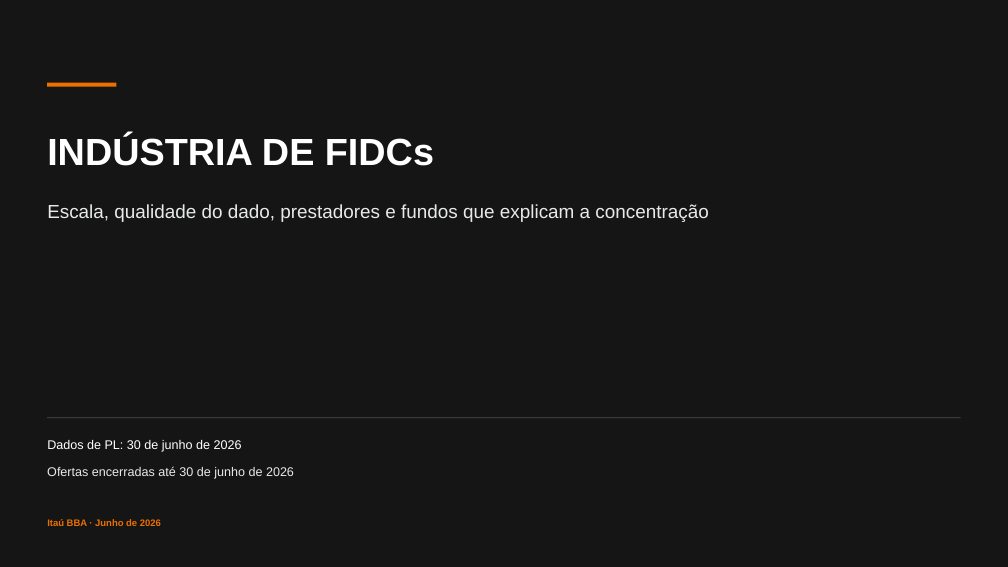
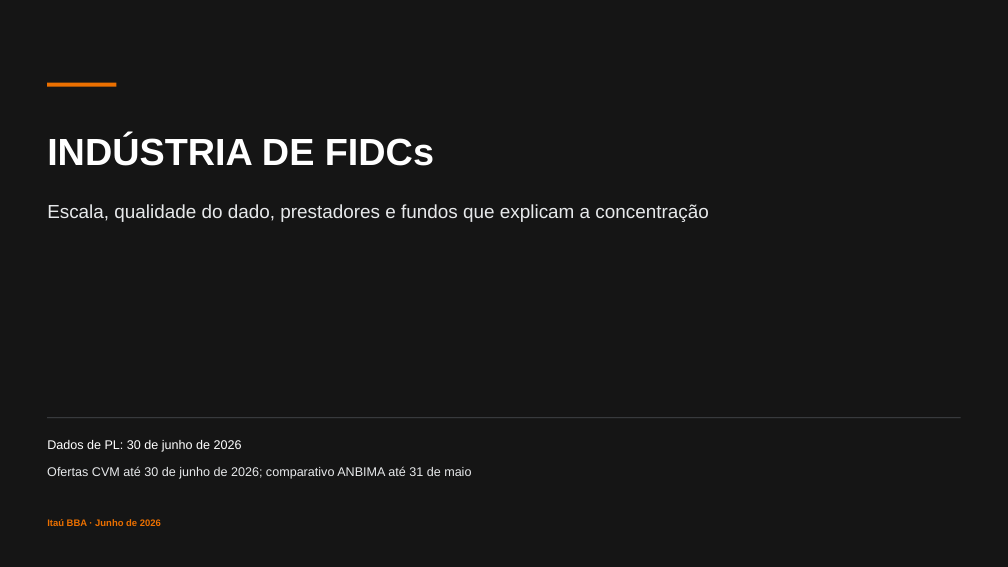
Before and after one commit to abalroar/fidc, a slide deck: slide 1 of data/industry_study/generated_revision/industry_executive_revised.pptx. Drawn at 1008x567 pixels with LibreOffice and Linux fonts; fonts in the diff are those of the drawing. Boxes give left, top, right and bottom in pixels: in the first picture for what was removed or moved away, otherwise in the second. Text is boxed around its words. In the diff, an @@ line names an element or a change of style, - is before the commit and + after.

Commit message:
Alinha perimetro de emissoes com ANBIMA

```diff
--- a/data/industry_study/generated_revision/industry_executive_revised.pptx
+++ b/data/industry_study/generated_revision/industry_executive_revised.pptx
@@ text at (47,466,471,479): text changed @@
-Ofertas encerradas até 30 de junho de 2026
+Ofertas CVM até 30 de junho de 2026; comparativo ANBIMA até 31 de maio
```
Also in this commit, not shown: 53 other slides changed, 2 slides added, 1 slide removed, 26 other files.
